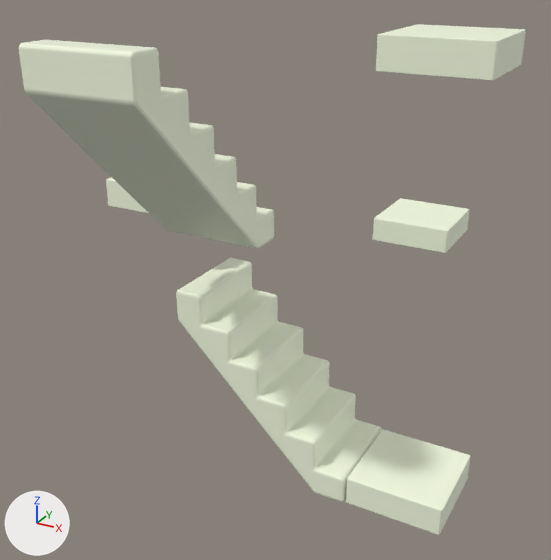
An edit to the glTF model gltf/steps_bevel.glb, drawn before and after from the same camera.
Camera for both pictures: a 50 mm lens placed at (3.13, -5.66, 2.35), pointed at (-0.14, 0.28, -0.62). Every picture has the same lights, and +X, +Y and +Z are marked at lower left. Where no turn or scale is listed for an object, it has been applied to the vertices.

The scene before the commit, as lines of its bpy script (objects in view):
```python
me_cube_001 = bpy.data.meshes.new('Cube.001')
me_cube_001.from_pydata(...)  # 488 vertices, 972 faces; spans x -0.44..0.44, y -0.44..0.44, z -0.134..0.134
me_cube_001.materials.append(mat_material_001)  # white #f8ffe5
me_cube_003 = bpy.data.meshes.new('Cube.003')
me_cube_003.from_pydata(...)  # 488 vertices, 972 faces; spans x -0.44..0.44, y -0.44..0.44, z -0.134..0.134
me_cube_003.materials.append(mat_material_003)  # white #f8ffe5
me_cube_004 = bpy.data.meshes.new('Cube.004')
me_cube_004.from_pydata(...)  # 488 vertices, 972 faces; spans x -0.44..0.44, y -0.44..0.44, z -0.134..0.134
me_cube_004.materials.append(mat_material_004)  # white #f8ffe5
me_cube_005 = bpy.data.meshes.new('Cube.005')
me_cube_005.from_pydata(...)  # 488 vertices, 972 faces; spans x -0.44..0.44, y -0.44..0.44, z -0.134..0.134
me_cube_005.materials.append(mat_material_005)  # white #f8ffe5
me_cube_006 = bpy.data.meshes.new('Cube.006')
me_cube_006.from_pydata(...)  # 1952 vertices, 3900 faces; spans x -0.02..1.98, y 0.0..2.0, z -1.99..0.01
me_cube_006.materials.append(mat_material_002)  # white #f8ffe5
ob_cube_001 = bpy.data.objects.new('Cube.001', me_cube_001)
ob_cube_001.location = (1.4, 0.26, 1.62)
ob_cube_002 = bpy.data.objects.new('Cube.002', me_cube_003)
ob_cube_002.location = (0.52, 2.67, -0.67)
ob_cube_003 = bpy.data.objects.new('Cube.003', me_cube_004)
ob_cube_003.location = (-1.31, 0.24, 0.15)
ob_cube_004 = bpy.data.objects.new('Cube.004', me_cube_005)
ob_cube_004.location = (1.45, -0.04, -2.16)
ob_cube_005 = bpy.data.objects.new('Cube.005', me_cube_006)
ob_cube_005.location = (-0.81, -0.23, 0.02)
ob_cube_005.rotation_euler = (0.0, 0.0, 1.571)  # degrees (0, 0, 90)
ob_cube_005.scale = (-0.877, -0.47, -0.877)
# also in view: 'Cube' at (0.11, -0.02, -1.43)
```
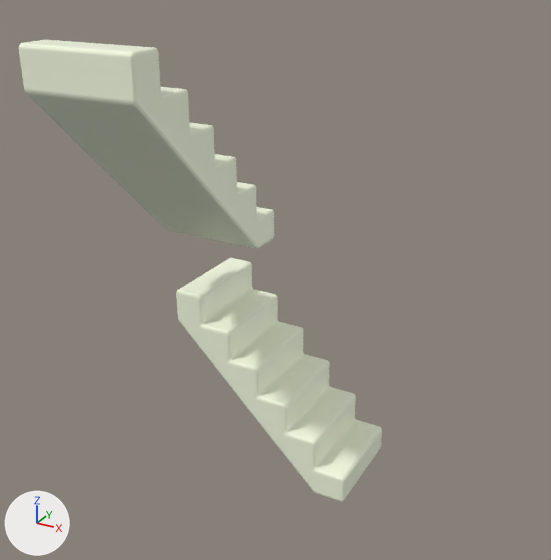
The newer file is also rescaled (x0.936), turned or shifted as a whole; pictures and numbers use the older file's frame.

Boxes (x1, y1, x2, y2) around the edits, measured in the pictures (551 x 560 px):
'Cube.004', deleted
    before: (346, 430, 470, 535)
'Cube.001', deleted
    before: (376, 24, 526, 80)
'Cube.002', deleted
    before: (373, 198, 470, 253)
'Cube.003', deleted
    before: (106, 177, 148, 213)

What changed in the scene script:
```text
Remove ob_cube_001:
    ob_cube_001 = bpy.data.objects.new('Cube.001', me_cube_001)
    ob_cube_001.location = (1.4, 0.26, 1.62)
Remove ob_cube_002:
    ob_cube_002 = bpy.data.objects.new('Cube.002', me_cube_003)
    ob_cube_002.location = (0.52, 2.67, -0.67)
Remove ob_cube_003:
    ob_cube_003 = bpy.data.objects.new('Cube.003', me_cube_004)
    ob_cube_003.location = (-1.31, 0.24, 0.15)
Remove ob_cube_004:
    ob_cube_004 = bpy.data.objects.new('Cube.004', me_cube_005)
    ob_cube_004.location = (1.45, -0.04, -2.16)
```
